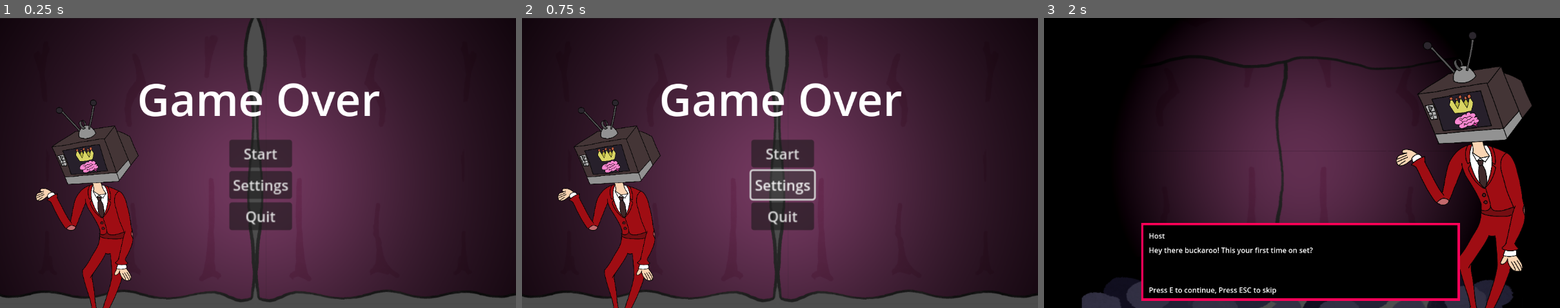
Above: before the commit, frames 1-3 (left to right).
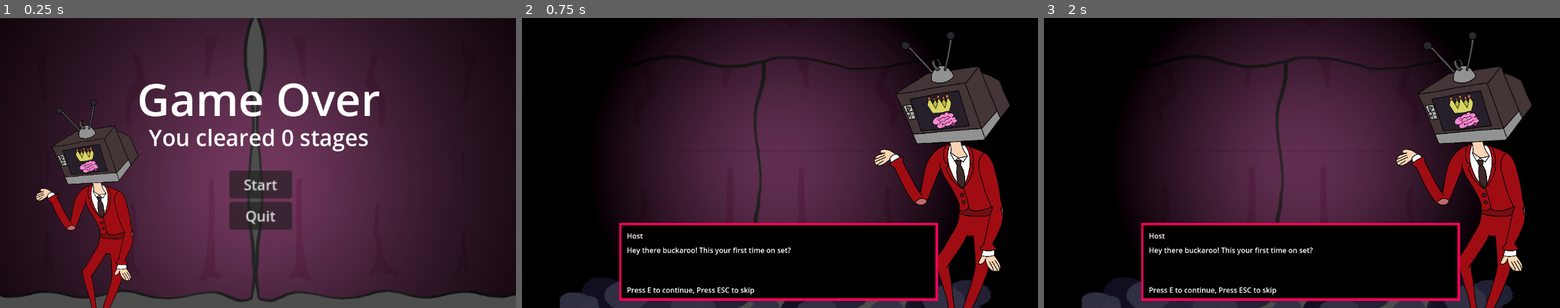
Above: after the commit, the same moments.

Repository: Dolphcode/ggj-2024
Game: Godot game, scene res://game_over.tscn
Same seed, same stepped clock (60 frames per second), same inputs: the game is played once before the commit and once after it. This scene is started directly instead of the project's main scene. The engine's default icon, where the game draws it, is replaced by a stand-in: a white triangle on a blue panel in a dark square.
Inputs (mouse positions are in pixels of both pictures, inside the frame that each line leads up to):
- Up to frame 1 (0.25 s): no input
- Up to frame 2 (0.75 s): click (785, 186) at 0.5 s, where only the run before the commit has a clickable "Settings"
- Up to frame 3 (2 s): click (1307, 154) at 1.25 s, where only the run before the commit has a clickable "Start"

The runs differ from the first frame. In frame 1, 2.3% of the frame differs, in the area x 28-72%, y 38-72%; in frame 2, 75%, in the area x 0-100%, y 0-100%; in frame 3, nothing differs.

Commit message:
Added sound files and music and reorganized sound files in resource directory

Diff:
--- /dev/null
+++ b/Scenes/Objectives/cushion.tscn
@@ -0,0 +1,11 @@
+[gd_scene load_steps=3 format=3 uid="uid://eine3lmydine"]
+
+[ext_resource type="PackedScene" uid="uid://dk1trfyil1lep" path="res://Scenes/Objectives/base_objective.tscn" id="1_r0pxw"]
+[ext_resource type="Texture2D" uid="uid://bdyqode61ah4d" path="res://Assets/Sprites/Objectives/gamejamobj.png" id="2_wykpj"]
+
+[node name="StaticBody3D" instance=ExtResource("1_r0pxw")]
+
+[node name="Sprite3D" parent="." index="2"]
+transform = Transform3D(0.05, 0, 0, 0, 0.05, 0, 0, 0, 0.05, 0, 0, 0)
+modulate = Color(1, 1, 1, 1)
+texture = ExtResource("2_wykpj")
--- /dev/null
+++ b/Scenes/Objectives/jam.tscn
@@ -0,0 +1,11 @@
+[gd_scene load_steps=3 format=3 uid="uid://u1n5smomhx68"]
+
+[ext_resource type="PackedScene" uid="uid://dk1trfyil1lep" path="res://Scenes/Objectives/base_objective.tscn" id="1_06i3h"]
+[ext_resource type="Texture2D" uid="uid://b2cormb7rxxqy" path="res://Assets/Sprites/Objectives/whoopiecushion.png" id="2_t7yff"]
+
+[node name="StaticBody3D" instance=ExtResource("1_06i3h")]
+
+[node name="Sprite3D" parent="." index="2"]
+transform = Transform3D(0.05, 0, 0, 0, 0.05, 0, 0, 0, 0.05, 0, 0, 0)
+modulate = Color(1, 1, 1, 1)
+texture = ExtResource("2_t7yff")
--- a/Scenes/game.tscn
+++ b/Scenes/game.tscn
@@ -16,11 +16,11 @@
 [ext_resource type="Texture2D" uid="uid://bhak4bs0vbnjm" path="res://Assets/Sprites/Icons/tv_head.png" id="12_pgrxw"]
 [ext_resource type="FontFile" uid="uid://catrlte1ef2sj" path="res://Assets/Fonts/FeENrm2.ttf" id="13_vvoco"]
 [ext_resource type="Texture2D" uid="uid://yiy5u8yjq6rc" path="res://Assets/Sprites/UI/ui_timer.png" id="14_jbp25"]
-[ext_resource type="AudioStream" uid="uid://wrvvbfajdy50" path="res://Sounds/Music/Stock Music Links - Family Home (90s TV Music - Retro 80s - 90s Synth Music).mp3" id="15_jahj7"]
-[ext_resource type="AudioStream" uid="uid://bdefxemaakiil" path="res://Sounds/SoundEffects/oof-sound-effect-147492.mp3" id="16_infmb"]
 [ext_resource type="Texture2D" uid="uid://cmoxelgxv3ls7" path="res://Assets/Sprites/UI/Player_Agent_Cool_Full_Body_Color_01.png" id="17_jvfra"]
-[ext_resource type="AudioStream" uid="uid://b7ni72bv7o044" path="res://Sounds/SoundEffects/concrete-footsteps-6752.mp3" id="17_nbbvy"]
+[ext_resource type="AudioStream" uid="uid://b7ni72bv7o044" path="res://Assets/Sounds/SoundEffects/concrete-footsteps-6752.mp3" id="17_nbbvy"]
+[ext_resource type="AudioStream" uid="uid://b6k3crtkg0veb" path="res://Assets/Sounds/Music/Kevin MacLeod_ The Show Must Be Go.wav" id="17_oxp61"]
 [ext_resource type="Script" path="res://Scenes/Walking.gd" id="18_8f1m0"]
+[ext_resource type="AudioStream" uid="uid://duo478eas3vp3" path="res://Assets/Sounds/SoundEffects/hit_sfx.wav" id="18_36gjy"]
 [ext_resource type="Texture2D" uid="uid://d3ilodprg2qba" path="res://Assets/Sprites/UI/TV_Head_Character_Full_Body_Color_01.png" id="18_spq36"]
 [ext_resource type="Script" path="res://Scripts/UI/dialogue_manager.gd" id="21_87vj8"]
 
@@ -227,7 +227,7 @@
 [node name="WorldEnvironment" type="WorldEnvironment" parent="."]
 environment = SubResource("Environment_sprrj")
 
-[node name="LevelLoader" type="Node" parent="." node_paths=P …(115 unchanged characters)…  "curtain_anim", "player", "ui_layer", "dialog_anim", "dialog_text", "dialog_name", "objective_list", "dialog_texture")]
+[node name="LevelLoader" type="Node" parent="." node_paths=P …(115 unchanged characters)…  "curtain_anim", "player", "ui_layer", "stage_music", "dialog_anim", "dialog_text", "dialog_name", "objective_list", "dialog_texture")]
 process_mode = 3
 script = ExtResource("5_kgk5b")
 level_one = [NodePath("TVHost_Objective")]
@@ -240,6 +240,8 @@
 curtain_anim = NodePath("../Stage/CurtainAnimation")
 player = NodePath("../StagePlatform/Player")
 ui_layer = NodePath("../UI")
+stage_music = NodePath("../StageMusic")
+default_music_path = "res://Assets/Sounds/Music/Stock Music Links - Family Home (90s TV Music - Retro 80s - 90s Synth Music).mp3"
 dialog_anim = NodePath("../UI/DialogueSnippet/Dialog")
 dialog_text = NodePath("../UI/DialogueSnippet/DialogBox/MiniDialogue")
 dialog_name = NodePath("../UI/DialogueSnippet/DialogBox/SpeakerName")
@@ -438,11 +440,12 @@
 [node name="StageMusic" type="AudioStreamPlayer" parent="."]
 editor_description = "Music provided by Stock Music Links (stockmusiclinks.com)
 Licensed under CC BY 4.0: creativecommons.org/licenses/by/4.0/"
-stream = ExtResource("15_jahj7")
+stream = ExtResource("17_oxp61")
+volume_db = -6.215
 autoplay = true
 
 [node name="PlayerHurt" type="AudioStreamPlayer" parent="."]
-stream = ExtResource("16_infmb")
+stream = ExtResource("18_36gjy")
 
 [node name="Walking" type="AudioStreamPlayer" parent="."]
 stream = ExtResource("17_nbbvy")
--- a/Scripts/Levels/level_loader.gd
+++ b/Scripts/Levels/level_loader.gd
@@ -15,6 +15,10 @@
 @export var curtain_anim: AnimationPlayer
 @export var player: Player
 @export var ui_layer: CanvasLayer
+@export var stage_music: AudioStreamPlayer
+
+@export_category("Sound Files")
+@export var default_music_path: String
 
 @export_category("Dialog")
 @export var dialog_anim: AnimationPlayer
@@ -24,8 +28,14 @@
 @export var dialog_texture: TextureRect
 var stage: StageBase
 
+# Audio Files
+var default_music
+
 # Called when the node enters the scene tree for the first time.
 func _ready():
+	default_music = load(default_music_path)
+
+	ScoreKeeper.score = 0
 	timer.wait_time = time
 	progress_bar.max_value = time
 	stage = pick_stage()
@@ -40,6 +50,7 @@
 
 func _on_stage_end():
 	LevelTransitionChecker.transitioning = true
+	ScoreKeeper.score += 1
 	curtain_anim.play("Close")
 
 func pick_stage():
@@ -70,6 +81,8 @@
 
 func _on_start_animation_player_animation_finished(anim_name):
 	LevelTransitionChecker.transitioning = false
+	stage_music.stream = default_music
+	stage_music.play()
 	curtain_anim.play("Open")
 	stage.start_stage(stage_platform, player)
 	timer.start()
--- /dev/null
+++ b/Scripts/Tracking/score_keeper.gd
@@ -0,0 +1,3 @@
+extends Node
+
+var score: int = 0
--- /dev/null
+++ b/Scripts/UI/Menus/score_reader.gd
@@ -0,0 +1,6 @@
+extends Label
+
+
+# Called when the node enters the scene tree for the first time.
+func _ready():
+	text = "You cleared " + str(ScoreKeeper.score) + " stages"
--- a/Scripts/UI/heart_container.gd
+++ b/Scripts/UI/heart_container.gd
@@ -9,18 +9,12 @@
 
 # Called every frame. 'delta' is the elapsed time since the previous frame.
 func _process(delta):
-	if $"../../LaughTrackTimer".is_stopped():
-		$"../../LaughtTrack".play()
+	pass
 
 func _on_player_hurt(health):
 	if health == 2:
 		$Heart3.visible = false
-		if $"../../PlayerHurt".playing():
-			$"../../PlayerHurt".play()
-		$"../../LaughTrackTimer".start()
 	elif health == 1:
 		$Heart2.visible = false
-		$"../../PlayerHurt".playing()
-		$"../../LaughTrackTimer".start()
 	else:
 		$Heart1.visible = false
--- a/Scripts/player.gd
+++ b/Scripts/player.gd
@@ -58,6 +58,7 @@
 func _on_hurt_box_area_entered(area):
 	if area.is_in_group("Enemy"):
 		health -= 1
+		$"../../PlayerHurt".play() # Jank but it works
 		sprite3d.modulate = Color(1,0,0,1)
 		print(health)
 		$HurtTimer.start()
--- a/game_over.tscn
+++ b/game_over.tscn
@@ -1,13 +1,18 @@
-[gd_scene load_steps=8 format=3 uid="uid://c3h2xtbk6r40c"]
+[gd_scene load_steps=11 format=3 uid="uid://c3h2xtbk6r40c"]
 
 [ext_resource type="Script" path="res://Scripts/UI/start_menu.gd" id="1_4cm8f"]
 [ext_resource type="Texture2D" uid="uid://64xdi55ithqq" path="res://Assets/Sprites/Left_Curtain.png" id="2_exe3v"]
 [ext_resource type="Texture2D" uid="uid://c6ti0oshm7cj8" path="res://Assets/Sprites/Right_Curtain.png" id="3_af0gc"]
 [ext_resource type="Texture2D" uid="uid://dli8ao3tpwxb2" path="res://Assets/icon.svg" id="4_s6so5"]
 [ext_resource type="Texture2D" uid="uid://d3ilodprg2qba" path="res://Assets/Sprites/UI/TV_Head_Character_Full_Body_Color_01.png" id="5_khtk5"]
+[ext_resource type="Script" path="res://Scripts/UI/Menus/score_reader.gd" id="6_ipq4m"]
+[ext_resource type="AudioStream" uid="uid://e6sd5qm3sy5j" path="res://Assets/Sounds/Music/Sneaky Snitch.wav" id="7_0qvos"]
 
 [sub_resource type="LabelSettings" id="LabelSettings_t8xvh"]
 font_size = 100
+
+[sub_resource type="LabelSettings" id="LabelSettings_j3clm"]
+font_size = 50
 
 [sub_resource type="Environment" id="Environment_swh4b"]
 background_mode = 2
@@ -53,10 +58,10 @@
 anchor_top = 0.497685
 anchor_right = 0.474826
 anchor_bottom = 0.497685
-offset_left = -35.0
-offset_top = -50.5
-offset_right = 35.0
-offset_bottom = 50.5
+offset_left = -34.9996
+offset_top = -15.4999
+offset_right = 35.0004
+offset_bottom = 85.5001
 grow_horizontal = 2
 grow_vertical = 2
 scale = Vector2(2, 2)
@@ -67,10 +72,6 @@
 [node name="Start_Button" type="Button" parent="CanvasLayer/VBoxContainer"]
 layout_mode = 2
 text = "Start"
-
-[node name="Setting_Button" type="Button" parent="CanvasLayer/VBoxContainer"]
-layout_mode = 2
-text = "Settings"
 
 [node name="End_Button" type="Button" parent="CanvasLayer/VBoxContainer"]
 layout_mode = 2
@@ -91,6 +92,21 @@
 grow_vertical = 0
 texture = ExtResource("5_khtk5")
 expand_mode = 1
+
+[node name="ScoreLabel" type="Label" parent="CanvasLayer"]
+anchors_preset = 5
+anchor_left = 0.5
+anchor_right = 0.5
+offset_left = -104.0
+offset_top = 198.0
+offset_right = 106.0
+offset_bottom = 335.0
+grow_horizontal = 2
+text = "Score"
+label_settings = SubResource("LabelSettings_j3clm")
+horizontal_alignment = 1
+vertical_alignment = 1
+script = ExtResource("6_ipq4m")
 
 [node name="SubViewportContainer" type="SubViewportContainer" parent="."]
 offset_right = 40.0
@@ -113,6 +129,12 @@
 spot_range = 46.1253
 spot_angle = 67.5
 
+[node name="MenuMusic" type="AudioStreamPlayer" parent="."]
+editor_description = "Music provided by Stock Music Links (stockmusiclinks.com)
+Licensed under CC BY 4.0: creativecommons.org/licenses/by/4.0/"
+stream = ExtResource("7_0qvos")
+volume_db = -2.845
+autoplay = true
+
 [connection signal="pressed" from="CanvasLayer/VBoxContainer/Start_Button" to="." method="_on_start_button_pressed"]
-[connection signal="pressed" from="CanvasLayer/VBoxContainer/Setting_Button" to="." method="_on_setting_button_pressed"]
 [connection signal="pressed" from="CanvasLayer/VBoxContainer/End_Button" to="." method="_on_end_button_pressed"]
--- a/project.godot
+++ b/project.godot
@@ -19,6 +19,7 @@
 [autoload]
 
 LevelTransitionChecker="*res://Scripts/Editor/level_transition_mode.gd"
+ScoreKeeper="*res://Scripts/Tracking/score_keeper.gd"
 
 [display]
 
--- a/start_menu.tscn
+++ b/start_menu.tscn
@@ -1,10 +1,11 @@
-[gd_scene load_steps=8 format=3 uid="uid://c3y75nh3t7mkl"]
+[gd_scene load_steps=9 format=3 uid="uid://c3y75nh3t7mkl"]
 
 [ext_resource type="Texture2D" uid="uid://64xdi55ithqq" path="res://Assets/Sprites/Left_Curtain.png" id="1_1ydln"]
 [ext_resource type="Script" path="res://Scripts/UI/start_menu.gd" id="1_lquxl"]
 [ext_resource type="Texture2D" uid="uid://c6ti0oshm7cj8" path="res://Assets/Sprites/Right_Curtain.png" id="2_a71gf"]
 [ext_resource type="Texture2D" uid="uid://dli8ao3tpwxb2" path="res://Assets/icon.svg" id="3_ysjac"]
 [ext_resource type="Texture2D" uid="uid://d3ilodprg2qba" path="res://Assets/Sprites/UI/TV_Head_Character_Full_Body_Color_01.png" id="5_3stn4"]
+[ext_resource type="AudioStream" uid="uid://c4iimvia5mic8" path="res://Assets/Sounds/Music/Kevin MacLeod_ Happy Happy Game Show.wav" id="6_ybsyh"]
 
 [sub_resource type="LabelSettings" id="LabelSettings_t8xvh"]
 font_size = 100
@@ -113,6 +114,13 @@
 texture = ExtResource("5_3stn4")
 expand_mode = 1
 
+[node name="MenuMusic" type="AudioStreamPlayer" parent="."]
+editor_description = "Music provided by Stock Music Links (stockmusiclinks.com)
+Licensed under CC BY 4.0: creativecommons.org/licenses/by/4.0/"
+stream = ExtResource("6_ybsyh")
+volume_db = -9.06
+autoplay = true
+
 [connection signal="pressed" from="CanvasLayer/VBoxContainer/Start_Button" to="." method="_on_start_button_pressed"]
 [connection signal="pressed" from="CanvasLayer/VBoxContainer/Setting_Button" to="." method="_on_setting_button_pressed"]
 [connection signal="pressed" from="CanvasLayer/VBoxContainer/End_Button" to="." method="_on_end_button_pressed"]
--- a/win.tscn
+++ b/win.tscn
@@ -1,12 +1,17 @@
-[gd_scene load_steps=7 format=3 uid="uid://doarlubbhxj8p"]
+[gd_scene load_steps=10 format=3 uid="uid://doarlubbhxj8p"]
 
 [ext_resource type="Script" path="res://Scripts/UI/start_menu.gd" id="1_b3vm3"]
 [ext_resource type="Texture2D" uid="uid://64xdi55ithqq" path="res://Assets/Sprites/Left_Curtain.png" id="2_5g7cb"]
 [ext_resource type="Texture2D" uid="uid://c6ti0oshm7cj8" path="res://Assets/Sprites/Right_Curtain.png" id="3_i62rk"]
 [ext_resource type="Texture2D" uid="uid://cmoxelgxv3ls7" path="res://Assets/Sprites/UI/Player_Agent_Cool_Full_Body_Color_01.png" id="4_6431i"]
+[ext_resource type="Script" path="res://Scripts/UI/Menus/score_reader.gd" id="4_e3ghn"]
+[ext_resource type="AudioStream" uid="uid://e6sd5qm3sy5j" path="res://Assets/Sounds/Music/Sneaky Snitch.wav" id="6_qqesc"]
 
 [sub_resource type="LabelSettings" id="LabelSettings_t8xvh"]
 font_size = 100
+
+[sub_resource type="LabelSettings" id="LabelSettings_avudp"]
+font_size = 50
 
 [sub_resource type="Environment" id="Environment_swh4b"]
 background_mode = 2
@@ -45,6 +50,21 @@
 label_settings = SubResource("LabelSettings_t8xvh")
 horizontal_alignment = 1
 vertical_alignment = 1
+
+[node name="ScoreLabel" type="Label" parent="CanvasLayer"]
+anchors_preset = 5
+anchor_left = 0.5
+anchor_right = 0.5
+offset_left = -104.0
+offset_top = 198.0
+offset_right = 106.0
+offset_bottom = 335.0
+grow_horizontal = 2
+text = "Score"
+label_settings = SubResource("LabelSettings_avudp")
+horizontal_alignment = 1
+vertical_alignment = 1
+script = ExtResource("4_e3ghn")
 
 [node name="VBoxContainer" type="VBoxContainer" parent="CanvasLayer"]
 anchors_preset = -1
@@ -117,6 +137,13 @@
 spot_range = 46.1253
 spot_angle = 67.5
 
+[node name="MenuMusic" type="AudioStreamPlayer" parent="."]
+editor_description = "Music provided by Stock Music Links (stockmusiclinks.com)
+Licensed under CC BY 4.0: creativecommons.org/licenses/by/4.0/"
+stream = ExtResource("6_qqesc")
+volume_db = -2.845
+autoplay = true
+
 [connection signal="pressed" from="CanvasLayer/VBoxContainer/Start_Button" to="." method="_on_start_button_pressed"]
 [connection signal="pressed" from="CanvasLayer/VBoxContainer/Setting_Button" to="." method="_on_setting_button_pressed"]
 [connection signal="pressed" from="CanvasLayer/VBoxContainer/End_Button" to="." method="_on_end_button_pressed"]
Not shown, added: Assets/Sounds/Music/Kevin MacLeod_ Happy Happy Game Show.wav.import
Not shown, added: Assets/Sounds/Music/Kevin MacLeod_ The Show Must Be Go.wav.import
Not shown, added: Assets/Sounds/Music/Sneaky Snitch.wav.import
Not shown, added: Assets/Sounds/Music/Stock Music Links - Family Home (90s TV Music - Retro 80s - 90s Synth Music).mp3.import
Not shown, added: Assets/Sounds/SoundEffects/concrete-footsteps-6752.mp3.import
Not shown, added: Assets/Sounds/SoundEffects/hit_sfx.wav.import
Not shown, added: Assets/Sounds/SoundEffects/laughs-6112.mp3.import
Not shown, added: Assets/Sounds/SoundEffects/oof-sound-effect-147492.mp3.import
Binary file added: Assets/Sprites/Objectives/ballenemy.png
Not shown, added: Assets/Sprites/Objectives/ballenemy.png.import
Binary file added: Assets/Sprites/Objectives/gamejamobj.png
Not shown, added: Assets/Sprites/Objectives/gamejamobj.png.import
(and 19 more such lines)
